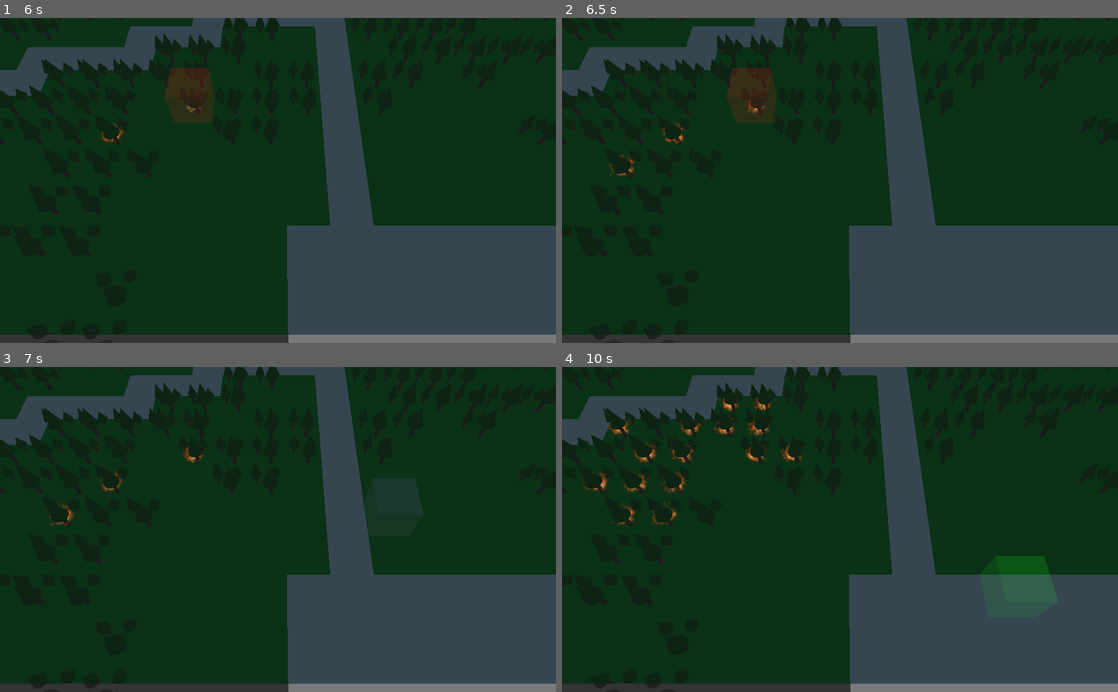
Above: before the commit, frames 1-4 (two rows, left to right).
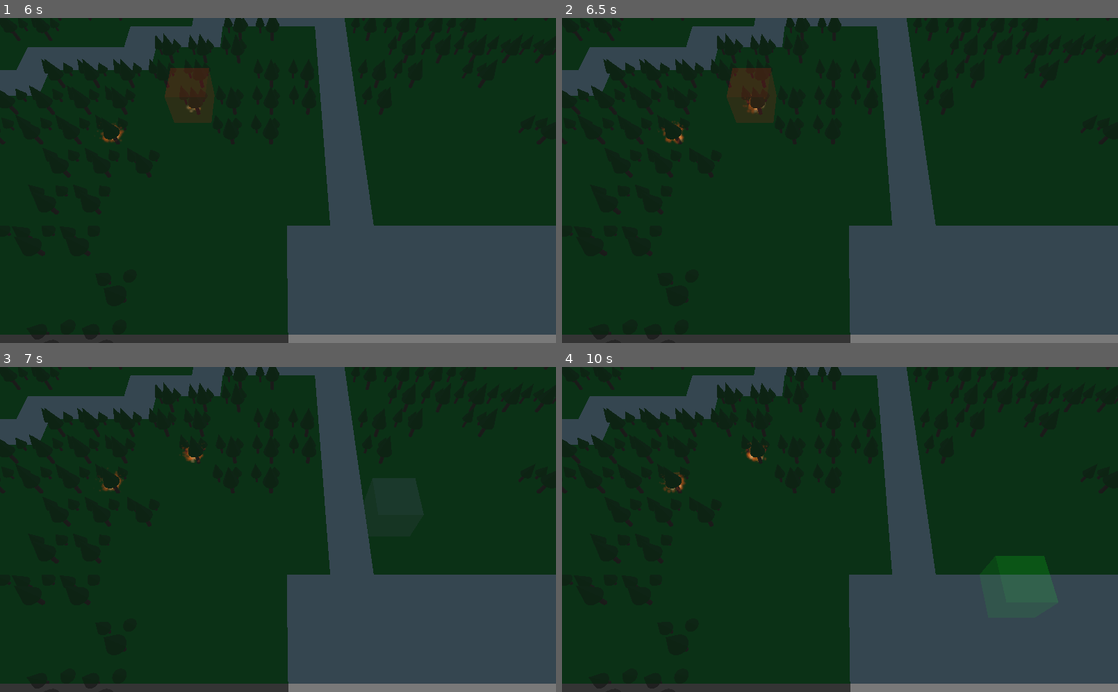
Above: after the commit, the same moments.

Repository: arturh85/gamejam2021
Game: Godot game, scene res://World.tscn
The game is run twice, just before and just after one commit, with the same random seed, the same clock (stepped at 60 frames per second) and the same inputs.
Inputs (mouse positions are in pixels of both pictures, inside the frame that each line leads up to):
- Up to frame 1 (6 s): move the mouse to (400, 164) at 0.52 s; press the mouse at (400, 164) at 0.53 s; tap Enter at 1.25, 2.75, 4.25 s; move the mouse to (166, 196) at 1.27 s; release the mouse at (166, 196) at 1.28 s; right-click (166, 196) at 1.35 s; tap Space at 2, 3.5, 5 s; move the mouse to (333, 109) at 2.02 s; press the mouse at (333, 109) at 2.03 s; move the mouse to (250, 245) at 2.77 s; release the mouse at (250, 245) at 2.78 s; right-click (250, 245) at 2.85 s; move the mouse to (444, 229) at 3.52 s; press the mouse at (444, 229) at 3.53 s; move the mouse to (111, 131) at 4.27 s; release the mouse at (111, 131) at 4.28 s; right-click (111, 131) at 4.35 s; move the mouse to (305, 180) at 5.02 s; press the mouse at (305, 180) at 5.03 s; move the mouse to (194, 99) at 5.77 s; release the mouse at (194, 99) at 5.78 s; right-click (194, 99) at 5.85 s
- Up to frame 2 (6.5 s): no input
- Up to frame 3 (7 s): move the mouse to (400, 513) at 6.52 s; press the mouse at (400, 513) at 6.53 s
- Up to frame 4 (10 s): move the mouse to (728, 545) at 7.27 s; release the mouse at (728, 545) at 7.28 s; right-click (728, 545) at 7.35 s; move the mouse to (895, 458) at 8.02 s; press the mouse at (895, 458) at 8.03 s; move the mouse to (812, 594) at 8.77 s; release the mouse at (812, 594) at 8.78 s; right-click (812, 594) at 8.85 s; move the mouse to (1006, 578) at 9.52 s; press the mouse at (1006, 578) at 9.53 s

Frame 1 is identical in both runs. In frame 2, less than 0.1% of the frame differs, in the area x 8-14%, y 42-49%; in frame 3, less than 0.1%; in frame 4, 0.9%, in the area x 3-44%, y 8-49%.
Error after the commit: Invalid get index 'ticks_burning' (on base: 'Particles'). (res://GridMap.gd:38)

Commit message:
dynamic fire behavioiur

Diff:
--- a/GridMap.gd
+++ b/GridMap.gd
@@ -34,13 +34,19 @@
 	for cell in get_used_cells():
 			var key = str(cell.x) + "," + str(cell.z)
 			if fires.has(key):
+				var instance = fires[key]
+				instance.ticks_burning += 1
+
+				if rng.randf_range(0, 10) < instance.ticks_burning :
+					fires[key].queue_free()
+					fires.erase(key)
 				for xx in range(cell.x-1,cell.x+2):
 					for zz in range(cell.z-1,cell.z+2):
 						if xx != cell.x or zz != cell.z:
 							var kkey =  str(xx) + "," + str(zz)
 							var cell_content = get_cell_item(xx,0, zz)
 							if cell_content == 2: # Trees
-								if rng.randi_range(0, 10) > 7:
+								if rng.randi_range(0, 10) > 8:
 									fires_to_add.append([xx, zz])
 	for key in fires_to_add:
 		add_fire(key[0], key[1])
